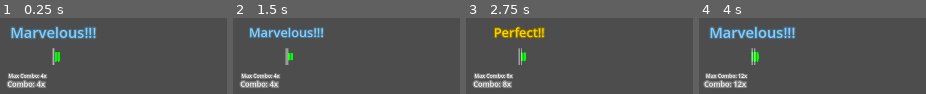
Above: before the commit, frames 1-4 (left to right).
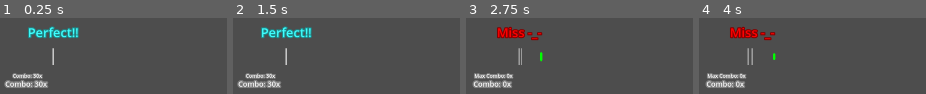
Above: after the commit, the same moments.

Repository: DexeloperGames/Dual-Screen-Jam-7
Game: Godot game, scene res://scenes/ui/gameplay/gameplay_screen.tscn
Two runs of this game, one before a commit and one after it. Both use one fixed random seed, a clock stepped at 60 frames per second and the inputs below. This scene is started directly instead of the project's main scene. Sound files missing from this copy of the repository are replaced by a short silence.
Inputs (mouse positions are in pixels of both pictures, inside the frame that each line leads up to):
- Up to frame 1 (0.25 s): no input
- Up to frame 2 (1.5 s): move the mouse to (outside the picture) at 0.52 s; hold D (note_0) 0.53-1.28 s; click (outside the picture) at 0.67 s; tap Enter at 1.25 s; move the mouse to (outside the picture) at 1.27 s; tap F (note_1) at 1.35 s; click (outside the picture) at 1.42 s
- Up to frame 3 (2.75 s): move the mouse to (outside the picture) at 2.02 s; tap J (note_2) at 2.1 s; click (outside the picture) at 2.17 s
- Up to frame 4 (4 s): tap Space at 2.75 s; move the mouse to (outside the picture) at 2.77 s; tap K (note_3) at 2.85 s; click (outside the picture) at 2.92 s; tap Enter at 3.5 s; move the mouse to (outside the picture) at 3.52 s; hold D (note_0) from 3.53 s (still down); click (outside the picture) at 3.67 s

The runs differ from the first frame. In frame 1, 7.5% of the frame differs, in the area x 1-43%, y 10-93%; in frame 2, 6.4%; in frame 3, 3.6%; in frame 4, 7.8%.

Commit message:
snap colours
yayh

Diff:
--- a/globals.gd
+++ b/globals.gd
@@ -5,8 +5,18 @@
 var great_hit_time = 30
 var perfect_hit_time = 20
 var marvelous_hit_time = 10
+var snap_colors : Array[Color] = [Color.GRAY,Color.RED,Color.BLUE,Color.GREEN,Color.YELLOW,Color.AQUA,Color.MAGENTA,Color.ORANGE,Color.CYAN]
+var beat_fractions : Array
+var beat_fraction_factors : PackedFloat32Array
 # Called when the node enters the scene tree for the first time.
 func _ready():
+	var fractions : Array = generate_reduced_fractions([[0,1],[1,1]],8)
+	print(fractions)
+	beat_fraction_factors.resize(len(fractions))
+	for i in range(fractions.size()):
+		beat_fraction_factors[i] = fractions[i][0]/float(fractions[i][1])
+	print(beat_fraction_factors)
+	beat_fractions = fractions
 	pass # Replace with function body.
 
 
@@ -25,3 +35,29 @@
 	if abs(offset) < Globals.good_hit_time:
 		return 1
 	return 0
+
+func generate_reduced_fractions(fractions : Array, dinominator_limit : int):
+	var new_fraction_array = [fractions[0]]
+	for i in range(1,len(fractions)):
+		var fraction_1 = fractions[i-1]
+		var fraction_2 = fractions[i]
+		var new_fraction = [fraction_1[0]+fraction_2[0],fraction_1[1]+fraction_2[1]]
+		if new_fraction[1] <= dinominator_limit:
+			new_fraction_array += [new_fraction, fraction_2]
+		else:
+			new_fraction_array += [fraction_2]
+	if len(fractions) == len(new_fraction_array):
+		return new_fraction_array
+	return generate_reduced_fractions(new_fraction_array, dinominator_limit)
+
+
+func get_nearest_index(array : Variant, value : Variant):
+	var index_1 : int = array.bsearch(value)
+	if array.size() < 2: return index_1
+	var index_2 : int = index_1 - 1
+	if index_1 >= array.size(): return index_2
+	return index_1 if abs(array[index_1] - value) < abs(array[index_2] - value) else index_2
+
+
+func get_beat_snap(beat_factor : float):
+	return beat_fractions[get_nearest_index(beat_fraction_factors,beat_factor)][1]
--- a/scenes/objects/note.gd
+++ b/scenes/objects/note.gd
@@ -4,6 +4,8 @@
 @export var parent_column : NoteColumn
 @export var hit_time : float = 0.0
 @export_range(0,3,1) var note_index : int = 0
+@export var note_snap : int = 0
+@export var use_snap_colors : bool = false
 @onready var mesh_instance : MeshInstance2D = $MeshInstance2D
 var active : bool = false
 var is_hit : bool = false
@@ -32,6 +34,10 @@
 func update_note_index():
 	mesh_instance.material.set_shader_parameter("Note_Index",note_index)
 
+func update_note_snap():
+	mesh_instance.material.set_shader_parameter("Use_Snap_Colors", use_snap_colors)
+	modulate = Globals.snap_colors[note_snap]
+
 func activate():
 	process_mode = Node.PROCESS_MODE_INHERIT
 	active = true
--- a/scenes/objects/note.tscn
+++ b/scenes/objects/note.tscn
@@ -6,6 +6,7 @@
 [sub_resource type="ShaderMaterial" id="ShaderMaterial_mbg6n"]
 resource_local_to_scene = true
 shader = ExtResource("1_jopj1")
+shader_parameter/Use_Snap_Colors = null
 shader_parameter/Note_Index = 0
 
 [sub_resource type="QuadMesh" id="QuadMesh_rmj8j"]
--- a/scenes/objects/note_column.gd
+++ b/scenes/objects/note_column.gd
@@ -9,6 +9,7 @@
 @export var note_hit_time_array : PackedFloat32Array
 @export var scroll_speed = 384.0*2
 @export var note_scene : PackedScene = preload("res://scenes/objects/note.tscn")
+@export var use_snap_colors : bool = false
 
 var note_action_array : Array = ["note_0","note_1","note_2","note_3"]
 var note_array : Array[Note]
@@ -52,10 +53,13 @@
 		new_note.hit_time = hit_time
 		new_note.parent_column = self
 		new_note.note_index = note_index
+		new_note.use_snap_colors = use_snap_colors
+		new_note.note_snap = Globals.get_beat_snap(fposmod(hit_time*512.0/60.0,1.0))
 		note_scroller.add_child(new_note)
 		new_note.position.y = hit_time
 		note_array[i] = new_note
 		new_note.update_note_index()
+		new_note.update_note_snap()
 		i += 1
 	update_scroll_speed()
 
--- a/scenes/objects/note_receptacle_material.tres
+++ b/scenes/objects/note_receptacle_material.tres
@@ -345,7 +345,7 @@
 
 }
 "
-graph_offset = Vector2(-78.0133, 41.5662)
+graph_offset = Vector2(-239.066, -279.125)
 mode = 1
 flags/light_only = false
 nodes/vertex/0/position = Vector2(740, 140)
--- a/scenes/objects/note_shader.tres
+++ b/scenes/objects/note_shader.tres
@@ -141,6 +141,16 @@
 [sub_resource type="VisualShaderNodeParameterRef" id="VisualShaderNodeParameterRef_7ga3h"]
 parameter_name = "note_shape"
 param_type = 2
+
+[sub_resource type="VisualShaderNodeInput" id="VisualShaderNodeInput_fk8ba"]
+input_name = "color"
+
+[sub_resource type="VisualShaderNodeSwitch" id="VisualShaderNodeSwitch_d3quq"]
+default_input_values = [0, false, 1, Vector3(1, 1, 1), 2, Vector3(0, 0, 0)]
+op_type = 4
+
+[sub_resource type="VisualShaderNodeBooleanParameter" id="VisualShaderNodeBooleanParameter_dknsi"]
+parameter_name = "Use_Snap_Colors"
 
 [sub_resource type="VisualShaderNodeCompare" id="VisualShaderNodeCompare_np7xl"]
 default_input_values = [0, 0.0, 1, 1.0, 2, 1e-05]
@@ -173,6 +183,7 @@
 render_mode blend_mix;
 
 global uniform uint note_shape = 0;
+uniform bool Use_Snap_Colors;
 uniform uint Note_Index = 0;
 global uniform vec4 note_color_0 : source_color;
 global uniform vec4 note_color_1 : source_color;
@@ -276,6 +287,14 @@
 		default: n_out42p0 = 0.0;
 		};
 	}
+
+
+// BooleanParameter:46
+	bool n_out46p0 = Use_Snap_Colors;
+
+
+// Input:44
+	vec4 n_out44p0 = COLOR;
 
 
 // UIntParameter:8
@@ -312,10 +331,15 @@
 	}
 
 
+	vec3 n_out45p0;
+// Switch:45
+	n_out45p0 = mix(n_out9p0, vec3(n_out44p0.xyz), float(n_out46p0));
+
+
 	vec3 n_out6p0;
 // Switch:6
 	vec3 n_in6p2 = vec3(1.00000, 1.00000, 1.00000);
-	n_out6p0 = mix(n_in6p2, n_out9p0, float(n_out42p0 > 0.0 ? true : false));
+	n_out6p0 = mix(n_in6p2, n_out45p0, float(n_out42p0 > 0.0 ? true : false));
 
 
 // UIntParameter:41
@@ -374,7 +398,7 @@
 
 }
 "
-graph_offset = Vector2(-213.161, -98.3703)
+graph_offset = Vector2(-528.465, -629.455)
 mode = 1
 flags/light_only = false
 nodes/fragment/0/position = Vector2(2520, 580)
@@ -490,4 +514,10 @@
 };"
 nodes/fragment/43/node = SubResource("VisualShaderNodeParameterRef_7ga3h")
 nodes/fragment/43/position = Vector2(960, 1400)
-nodes/fragment/connections = PackedInt32Array(2, 0, 3, 0, 3, 0, 4, 0, 4, 0, 5, 0, 4, 0, 7, 0, 8, 0, 9, 0, 10, 0, 9, 1, 11, 0, 9, 2, 12, 0, 9, 3, 13, 0, 9, 4, 6, 0, 0, 0, 9, 0, 6, 1, 20, 0, 21, 0, 21, 0, 14, 0, 21, 1, 16, 0, 14, 0, 18, 0, 16, 0, 18, 1, 18, 0, 15, 0, 21, 1, 17, 0, 17, 0, 19, 1, 15, 0, 19, 0, 20, 0, 22, 0, 22, 0, 23, 0, 23, 0, 24, 0, 23, 1, 24, 1, 33, 0, 26, 0, 33, 1, 26, 1, 39, 0, 25, 0, 33, 0, 27, 0, 27, 0, 28, 0, 33, 1, 28, 1, 28, 0, 37, 0, 26, 0, 37, 1, 35, 0, 29, 0, 35, 1, 29, 1, 35, 0, 30, 0, 30, 0, 31, 0, 35, 1, 31, 1, 31, 0, 32, 0, 29, 0, 32, 1, 25, 0, 33, 0, 25, 0, 34, 1, 34, 0, 35, 0, 32, 0, 36, 0, 36, 0, 38, 1, 37, 0, 38, 0, 41, 0, 40, 0, 17, 0, 40, 2, 37, 0, 40, 3, 5, 0, 40, 1, 40, 0, 0, 1, 43, 0, 42, 0, 32, 0, 42, 3, 18, 0, 42, 2, 7, 0, 42, 1, 42, 0, 6, 0)
+nodes/fragment/44/node = SubResource("VisualShaderNodeInput_fk8ba")
+nodes/fragment/44/position = Vector2(-60, -340)
+nodes/fragment/45/node = SubResource("VisualShaderNodeSwitch_d3quq")
+nodes/fragment/45/position = Vector2(466.552, -239.013)
+nodes/fragment/46/node = SubResource("VisualShaderNodeBooleanParameter_dknsi")
+nodes/fragment/46/position = Vector2(-360, -400)
+nodes/fragment/connections = PackedInt32Array(2, 0, 3, 0, 3, 0, 4, 0, 4, 0, 5, 0, 4, 0, 7, 0, 8, 0, 9, 0, 10, 0, 9, 1, 11, 0, 9, 2, 12, 0, 9, 3, 13, 0, 9, 4, 6, 0, 0, 0, 20, 0, 21, 0, 21, 0, 14, 0, 21, 1, 16, 0, 14, 0, 18, 0, 16, 0, 18, 1, 18, 0, 15, 0, 21, 1, 17, 0, 17, 0, 19, 1, 15, 0, 19, 0, 20, 0, 22, 0, 22, 0, 23, 0, 23, 0, 24, 0, 23, 1, 24, 1, 33, 0, 26, 0, 33, 1, 26, 1, 39, 0, 25, 0, 33, 0, 27, 0, 27, 0, 28, 0, 33, 1, 28, 1, 28, 0, 37, 0, 26, 0, 37, 1, 35, 0, 29, 0, 35, 1, 29, 1, 35, 0, 30, 0, 30, 0, 31, 0, 35, 1, 31, 1, 31, 0, 32, 0, 29, 0, 32, 1, 25, 0, 33, 0, 25, 0, 34, 1, 34, 0, 35, 0, 32, 0, 36, 0, 36, 0, 38, 1, 37, 0, 38, 0, 41, 0, 40, 0, 17, 0, 40, 2, 37, 0, 40, 3, 5, 0, 40, 1, 40, 0, 0, 1, 43, 0, 42, 0, 32, 0, 42, 3, 18, 0, 42, 2, 7, 0, 42, 1, 42, 0, 6, 0, 46, 0, 45, 0, 44, 0, 45, 1, 9, 0, 45, 2, 45, 0, 6, 1)
--- a/scenes/objects/playfeild.gd
+++ b/scenes/objects/playfeild.gd
@@ -4,17 +4,19 @@
 @export var note_columns : Array[NoteColumn]
 @export var auto_play : bool = false
 @export var scroll_speed : float = 384*2
+@export var use_snap_colors : bool = false
 @export_range(0.01, 10, 0.01) var speed_scale : float = 1.0
 var song_start_time : float = 0.0
 # Called when the node enters the scene tree for the first time.
 func _ready():
 	scroll_speed /= speed_scale
 	$AudioStreamPlayer.pitch_scale = speed_scale
-	load_chart()
 	for note_column in note_columns:
 		note_column.auto_play = auto_play
 		note_column.scroll_speed = scroll_speed
 		note_column.update_scroll_speed()
+		note_column.use_snap_colors = use_snap_colors
+	load_chart()
 	song_start_time = Time.get_ticks_usec()/1.0e+6
 	pass # Replace with function body.
 
--- a/scenes/ui/gameplay/gameplay_screen.tscn
+++ b/scenes/ui/gameplay/gameplay_screen.tscn
@@ -27,7 +27,6 @@
 grow_vertical = 2
 
 [node name="Playfeild" parent="Control/Control" instance=ExtResource("1_8itko")]
-auto_play = true
 scroll_speed = 1000.0
 
 [node name="Gameplay HUD" parent="." instance=ExtResource("2_22hms")]
Not shown: 1 places in scenes/objects/note_shader.tres that only renumber resources
